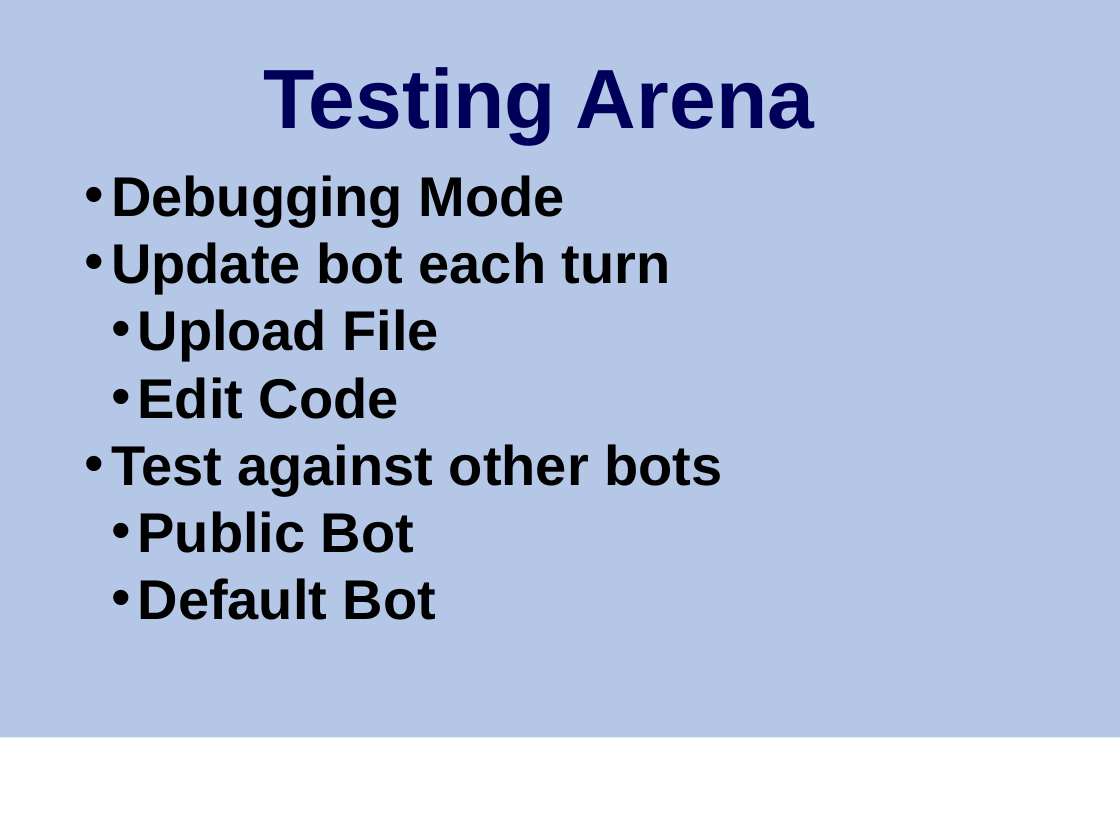
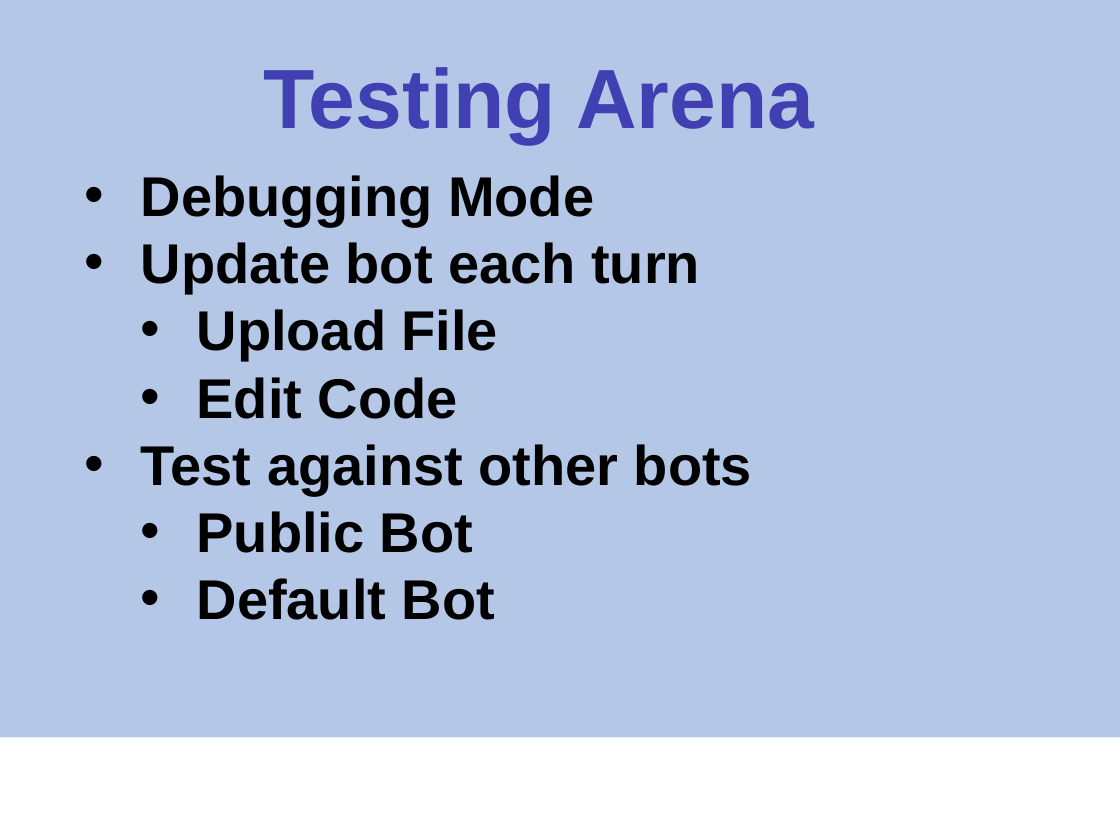
Before and after one commit to toh5148/psh_sp16_cmpsc488_flaggers, a slide deck: slide 16 of Presentation Materials/Capstone Presentation.pptx (slide 15 before the commit). Drawn at 1120x840 pixels with LibreOffice and Linux fonts; fonts in the diff are those of the drawing; background and template pictures are left out. Boxes give left, top, right and bottom in pixels: in the first picture for what was removed or moved away, otherwise in the second. Text is boxed around its words. In the diff, an @@ line names an element or a change of style, - is before the commit and + after.

```diff
--- a/Presentation Materials/Capstone Presentation.pptx
+++ b/Presentation Materials/Capstone Presentation.pptx
@@ text "Testing Arena" at (264, 67, 814, 143): text colour #00005A to gradient #00005B to #4040B3 to #EFEFF7 @@
@@ text "Debugging Mode" at (141, 175, 752, 620): indent changed @@
```
Also in this commit, not shown: 11 other slides changed, 8 slides added, 5 slides removed.
